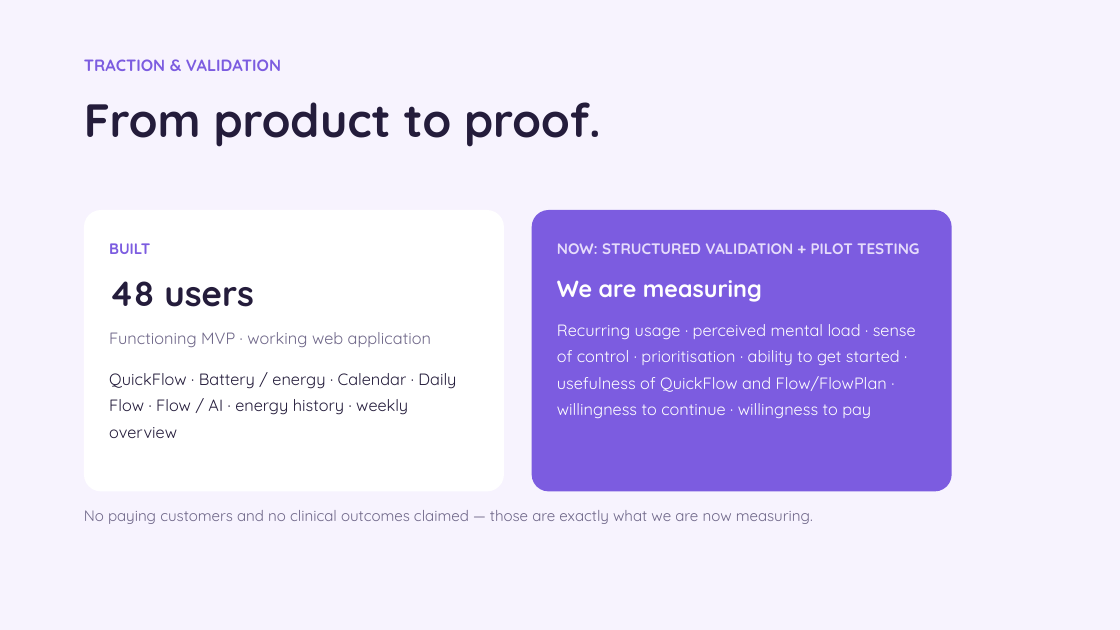
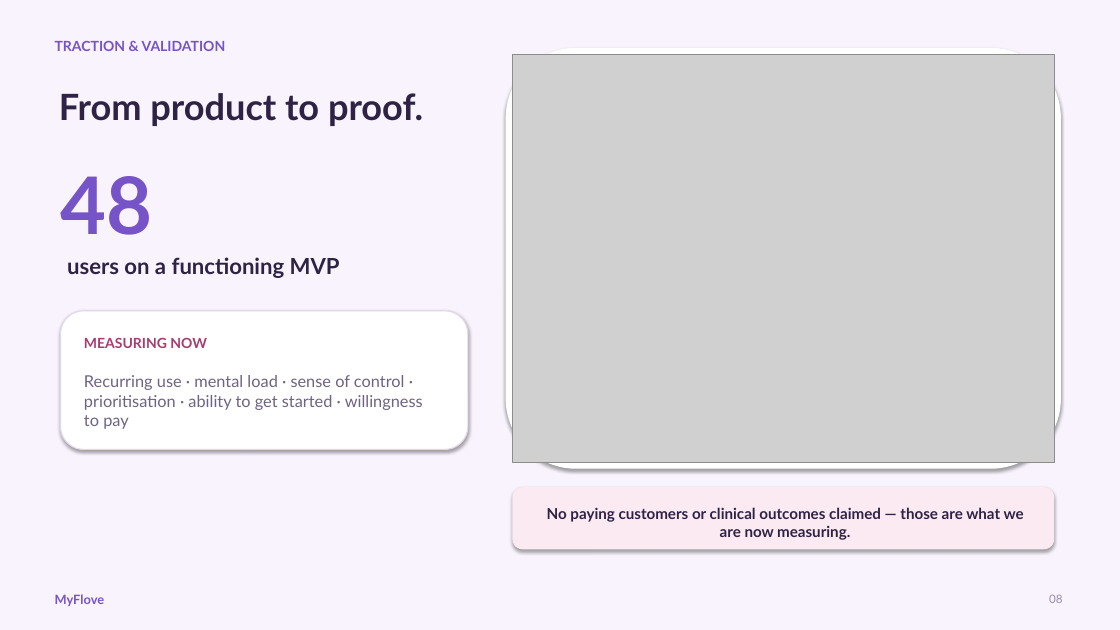
Before and after one commit to camillabaksi/myflove-926d3d31, a slide deck: slide 8 of public/pitch/MyFlove_Investor_Pitch_3min_EN.pptx. Drawn at 1120x630 pixels with LibreOffice and Linux fonts; fonts in the diff are those of the drawing; grey boxes stand for pictures. Boxes give left, top, right and bottom in pixels: in the first picture for what was removed or moved away, otherwise in the second. Text is boxed around its words. In the diff, an @@ line names an element or a change of style, - is before the commit and + after.

```diff
--- a/public/pitch/MyFlove_Investor_Pitch_3min_EN.pptx
+++ b/public/pitch/MyFlove_Investor_Pitch_3min_EN.pptx
@@ background #FFFFFF to #F8F3FC @@
@@ rectangle removed at (0,0,1120,630) @@
@@ text "TRACTION & VALIDATION": place and size @@
-text "TRACTION & VALIDATION" at (84,59,281,71)
+text "TRACTION & VALIDATION" at (55,41,226,51)
@@ text "TRACTION & VALIDATION" at (55,41,226,51): size 14 to 12 pt, font Quicksand to Lato, text colour #7C5CE0 to #7653C6; line spacing 1.15 to 1 @@
@@ rounded rectangle added at (506,48,1061,469), fill #FFFFFF @@
@@ picture added at (513,55,1054,462) @@
@@ text "From product to proof.": place and size @@
-text "From product to proof." at (84,102,601,147)
+text "From product to proof." at (59,93,423,126)
@@ text "From product to proof." at (59,93,423,126): size 40 to 31 pt, font Quicksand to Lato, text colour #241C3B to #2F2345; line spacing 1.05 to 1 @@
@@ text added at (60,176,152,235), 68 pt, text #7653C6, bold @@
+48
@@ rounded rectangle removed at (532,210,952,492) @@
@@ text added at (67,257,340,278), 19 pt, text #2F2345, bold @@
+users on a functioning MVP
@@ text removed at (109,243,456,438) @@
-BUILT
-48 users
-Functioning MVP · working web application
-QuickFlow · Battery / energy · Calendar · Daily Flow · Flow / AI · energy history · weekly overview
@@ rounded rectangle: place and size @@
-rounded rectangle at (84,210,504,492)
+rounded rectangle at (60,311,468,450)
@@ rounded rectangle at (60,311,468,450): outline none to #E4D7ED 1 pt; shadow on; proportions changed @@
@@ text added at (84,337,207,348), 12 pt, text #A63D70, bold @@
+MEASURING NOW
@@ text at (84,375,423,429): text changed; font Quicksand to Lato; text colour #FFFFFF to #6E6382 @@
-NOW: STRUCTURED VALIDATION + PILOT TESTING
-We are measuring
-Recurring usage · perceived mental load · sense of control · prioritisation · ability to get started · usefulness of QuickFlow and Flow/FlowPlan · willingness to continue · willingness to pay
+Recurring use · mental load · sense of control · prioritisation · ability to get started · willingness to pay
@@ rounded rectangle added at (513,487,1054,549), fill #FCEAF3 @@
@@ text at (547,507,1024,540): text changed; font Quicksand to Lato; text colour #6F6789 to #2F2345; bold on @@
-No paying customers and no clinical outcomes claimed — those are exactly what we are now measuring.
+No paying customers or clinical outcomes claimed — those are what we are now measuring.
@@ text added at (55,594,105,606), 11 pt, text #7653C6, bold @@
+MyFlove
@@ text added at (1049,595,1062,603), 10 pt, text #9A8CAA @@
+08
```
Also in this commit, not shown: 11 other slides changed, 1 slide added, 1 slide removed.
